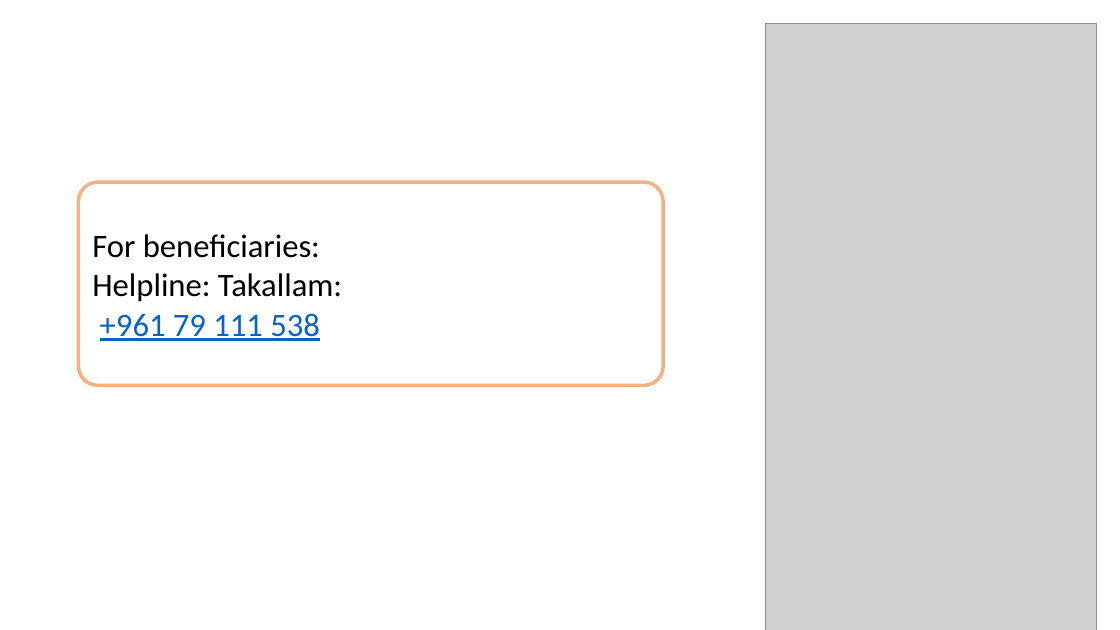
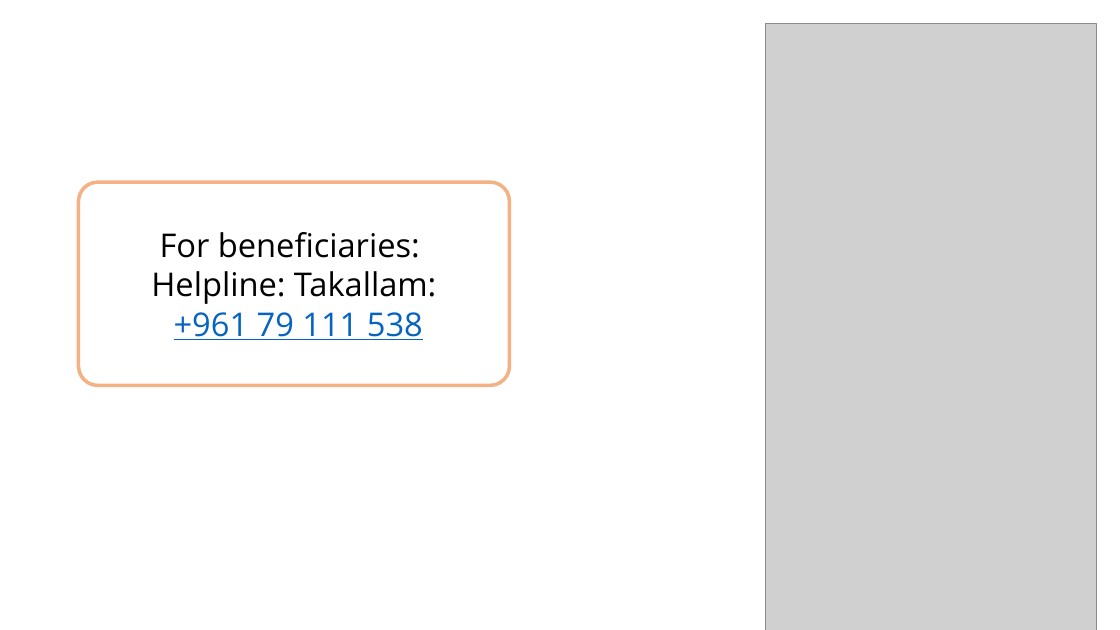
Before and after one commit to Lamasolh/Nabad, a slide deck: slide 3 of safeguarding/en/lessons/report_mechanism.pptx. Drawn at 1120x630 pixels with LibreOffice and Linux fonts; fonts in the diff are those of the drawing; grey boxes stand for pictures; background and template pictures are left out. Boxes give left, top, right and bottom in pixels: in the first picture for what was removed or moved away, otherwise in the second. Text is boxed around its words. In the diff, an @@ line names an element or a change of style, - is before the commit and + after.

```diff
--- a/safeguarding/en/lessons/report_mechanism.pptx
+++ b/safeguarding/en/lessons/report_mechanism.pptx
@@ rounded rectangle "For beneficiaries:" resized from (x1=78, y1=182, x2=663, y2=386) to (x1=78, y1=182, x2=509, y2=386) @@
@@ rounded rectangle "For beneficiaries:" at (x1=78, y1=182, x2=509, y2=386): font Calibri to Open Sans; alignment left to centre @@
```
Also in this commit, not shown: 4 other slides changed, 33 other files.
